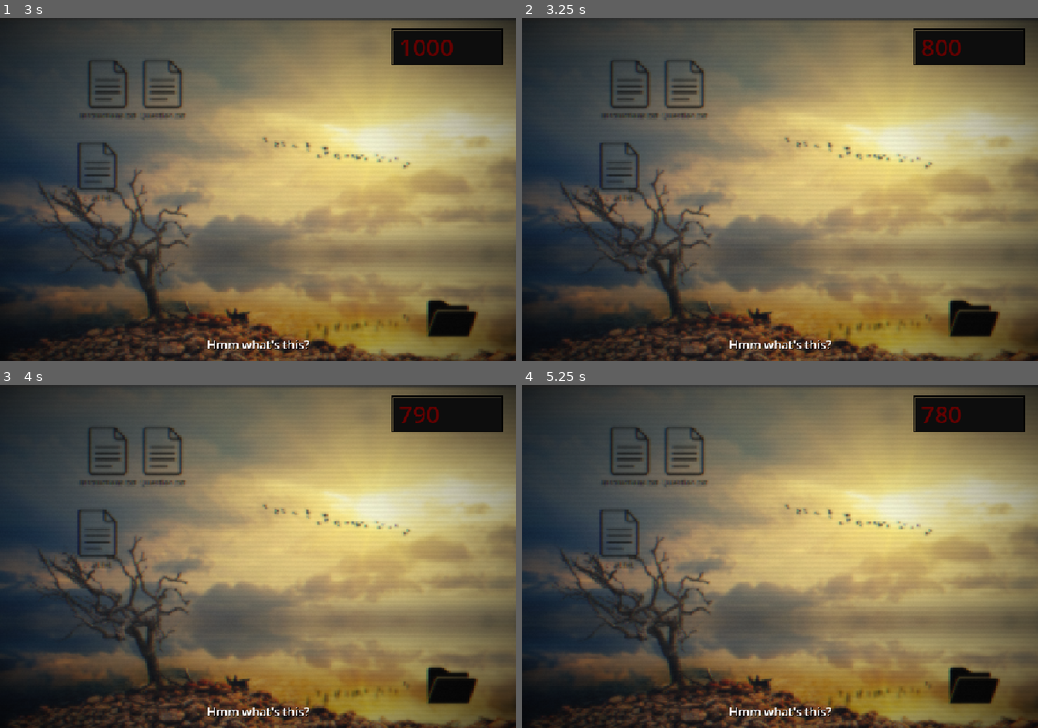
Above: before the commit, frames 1-4 (two rows, left to right).
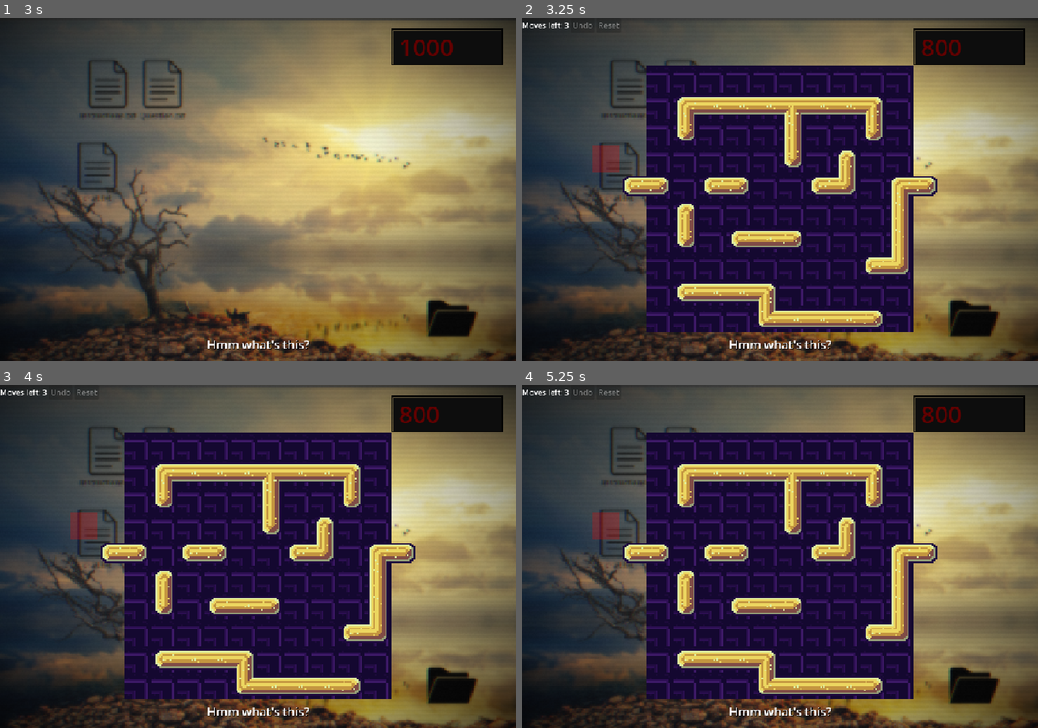
Above: after the commit, the same moments.

Repository: SengulC/pdoom
Game: Godot game, scene res://scenes/level.tscn
Same seed, same stepped clock (60 frames per second), same inputs: the game is played once before the commit and once after it.
Inputs:
- Up to frame 1 (3 s): click "Instructions.txt" at 0.5 s; click "Question.txt" at 1.25 s; click "Instructions.txt" at 2 s; click "chat.txt" at 2.75 s
- Up to frame 2 (3.25 s): no input
- Up to frame 3 (4 s): click "chat.txt" at 3.5 s
- Up to frame 4 (5.25 s): click "Question.txt" at 4.25 s; click "chat.txt" at 5 s

Frame 1 is identical in both runs. In frame 2, 41% of the frame differs, in the area x 0-81%, y 1-92%; in frame 3, 41%; in frame 4, 41%, in the area x 0-83%, y 1-92%.

Commit message:
hooked up minigame

Diff:
--- a/pdoom-game/project.godot
+++ b/pdoom-game/project.godot
@@ -38,6 +38,7 @@
 folderPopup=""
 file=""
 overlay=""
+gridGame=""
 
 [input]
 
--- a/pdoom-game/scenes/grid_game.tscn
+++ b/pdoom-game/scenes/grid_game.tscn
@@ -6,6 +6,7 @@
 [ext_resource type="Script" uid="uid://bd2e14fpwhdaj" path="res://scripts/PipeGame/PipeHud.gd" id="4_3ekdo"]
 
 [node name="GridGameNode2D" type="Node2D" unique_id=75310135]
+z_index = -5
 script = ExtResource("1_mjt4j")
 
 [node name="GridNode2D" type="Node2D" parent="." unique_id=1389949637]
@@ -22,6 +23,7 @@
 script = ExtResource("3_4o2su")
 
 [node name="HUDCanvasLayer" type="CanvasLayer" parent="." unique_id=670040400]
+visible = false
 script = ExtResource("4_3ekdo")
 
 [node name="MarginContainer" type="MarginContainer" parent="HUDCanvasLayer" unique_id=1840591216]
--- a/pdoom-game/scenes/level.tscn
+++ b/pdoom-game/scenes/level.tscn
@@ -8,6 +8,7 @@
 [ext_resource type="Resource" uid="uid://wit0jdty1iix" path="res://assets/resources/chat_file.tres" id="4_b121j"]
 [ext_resource type="Resource" uid="uid://bpb5tktt406iy" path="res://assets/resources/question_file.tres" id="5_2r41h"]
 [ext_resource type="Resource" uid="uid://b08gbblenyybb" path="res://assets/resources/instructions_file.tres" id="7_klq6b"]
+[ext_resource type="PackedScene" uid="uid://4jfd0g7hhdvg" path="res://scenes/grid_game.tscn" id="9_8c41q"]
 
 [sub_resource type="RectangleShape2D" id="RectangleShape2D_w2pfo"]
 size = Vector2(526, 505.00006)
@@ -99,5 +100,12 @@
 fileContent = ExtResource("5_2r41h")
 fileRef = "Question.txt"
 
+[node name="Minigame" type="CanvasLayer" parent="." unique_id=1733824141]
+
+[node name="GridGameNode2D" parent="Minigame" unique_id=75310135 groups=["gridGame"] instance=ExtResource("9_8c41q")]
+process_mode = 4
+visible = false
+position = Vector2(0, -20)
+
 [connection signal="area_entered" from="DesktopUIControl/FileContainer/Folder/Area2D" to="DesktopUIControl/FileContainer/Folder" method="_on_folder_area_entered"]
 [connection signal="area_exited" from="DesktopUIControl/FileContainer/Folder/Area2D" to="DesktopUIControl/FileContainer/Folder" method="_on_folder_area_exited"]
--- a/pdoom-game/scripts/PipeGame/PipeGame.gd
+++ b/pdoom-game/scripts/PipeGame/PipeGame.gd
@@ -1,3 +1,4 @@
+class_name PipeGame
 extends Node2D
 
 signal level_won
@@ -56,6 +57,7 @@
 	grid_node.position = top_left + (avail - grid_size * s) / 2.0 - grid_origin * s
 
 func _ready() -> void:
+	#Globalz.mg_won.connect(level_won)
 	_snapshot_level()
 	hud.undo_pressed.connect(undo)
 	hud.reset_pressed.connect(reset)
@@ -83,7 +85,16 @@
 	for cell in history:
 		level.set_cells_terrain_connect([cell], terrain_set, terrain_id)
 
+@onready var hud_canvas_layer: CanvasLayer = $HUDCanvasLayer
+
+func activate_hud():
+	hud_canvas_layer.visible = true
+
+func deactivate_hud():
+	hud_canvas_layer.visible = false
+
 func _process(_delta: float) -> void:
+	if visible and Globalz.mg_started: activate_hud()
 	var cell := level.local_to_map(level.get_local_mouse_position())
 	overlay.set_hover(cell, _can_place(cell))
 
@@ -182,6 +193,7 @@
 	var now_won := _is_connected()
 	if now_won and not won:
 		level_won.emit()
+		Globalz.mg_won.emit()
 	won = now_won
 
 func _refresh_hud() -> void:
--- a/pdoom-game/scripts/globalz.gd
+++ b/pdoom-game/scripts/globalz.gd
@@ -19,6 +19,8 @@
 signal budget_reduced(amount: int)
 signal inner_dialog(words: String)
 signal choice_resolved(index: int)   # -1 = popup closed without a choice
+signal mg_won()
+
 
 func is_choice_ui_ready() -> bool:
 	return is_instance_valid(userChoiceBtnsContainer) and userChoiceBtnsContainer.is_inside_tree()
@@ -138,6 +140,20 @@
 func _get_cur_time() -> String:
 	return "%s:%s:%s" %[Time.get_time_dict_from_system().hour, Time.get_time_dict_from_system().minute, Time.get_time_dict_from_system().second];
 
+var mg_started := false
+func setup_minigame():
+	var mg :PipeGame= get_tree().get_first_node_in_group("gridGame")
+	mg_started = true
+	mg.process_mode = Node.PROCESS_MODE_ALWAYS
+	mg.visible = true
+	mg.activate_hud()
+
+func unsetup_minigame():
+	var mg :PipeGame= get_tree().get_first_node_in_group("gridGame")
+	mg.process_mode = Node.PROCESS_MODE_DISABLED
+	mg.visible = false
+	mg.deactivate_hud()
+
 func begin_phase() -> void:
 	for idx in Phases.phase01.size():
 		var dict: Dictionary = Phases.phase01[idx]
@@ -151,6 +167,13 @@
 			## RESET, terminate current chat, call reset on files NOT in folder
 			if speaker == "RESET":
 				system_reset()
+				continue
+
+			if speaker == "minigame":
+				print('minigame time')
+				setup_minigame()
+				await Globalz.mg_won
+				unsetup_minigame()
 				continue
 
 			## user choice presented, must wait until they make their choice!
--- a/pdoom-game/scripts/phases.gd
+++ b/pdoom-game/scripts/phases.gd
@@ -3,10 +3,10 @@
 @export var phase01 := [
 	{"me": "Hmm what's this?"},
 	{"chat": "Hi"},
+	{"minigame": "game"},
 	{"chat": "Hey skjahkhsakj"},
 	{"a": "bruuuuuuuuuuuuuuuuuuuuh"},
 	{"b": "zaaaaaaaa"},
-	#{"minigame": "game"},
 	{"userChoice": ["yes", "no"]},
 	{"RESET": ""},
 	{"user1": "Well yes/no."},
